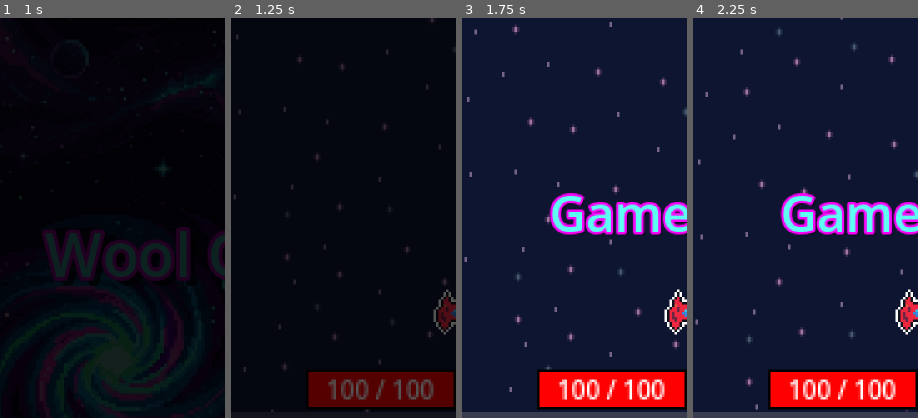
Above: before the commit, frames 1-4 (left to right).
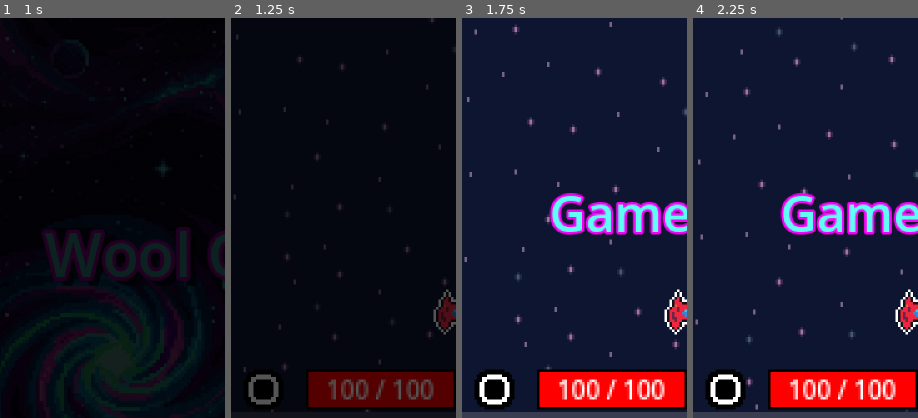
Above: after the commit, the same moments.

Repository: ZoNaDak/GalaxyPuzzleShooter_ProtoType
Game: Godot game, scene res://game/scenes/title/title_scene.tscn
Same seed, same stepped clock (60 frames per second), same inputs: the game is played once before the commit and once after it.
Inputs (mouse positions are % of the whole screen's width and height, from its top left):
- Up to frame 1 (1 s): click "Game Start" at 0.5 s
- Up to frame 2 (1.25 s): no input
- Up to frame 3 (1.75 s): click (93, 47) at 1.27 s
- Up to frame 4 (2.25 s): tap Enter at 2 s; move the mouse to (7, 65) at 2.02 s; tap 2 at 2.1 s; click (7, 65) at 2.17 s
The pictures show only the part of the screen within x 0-50%, y 1-51%; the shares and areas given below are measured in that part.

Frame 1 is identical in both runs. In frame 2, 0.5% of the frame differs, in the area x 7-22%, y 89-97%; in frame 3, 1.6%, in the area x 5-24%, y 87-98%; in frame 4, 1.6%.

Commit message:
Add Player Skill Button

Diff:
--- a/wool-galaxy-proto/config/scripts/player_config.gd
+++ b/wool-galaxy-proto/config/scripts/player_config.gd
@@ -9,6 +9,9 @@
 
 @export var missile_fire_delay: float = 0.5
 
+@export var player_skill_cooltime: float = 1.0
+@export var player_skill_mp_cost: float = 10.0
+
 @export var red_missile_value: int = 6
 @export var blue_missile_value: int = 10
 @export var green_missile_value: int = 5
--- a/wool-galaxy-proto/game/characters/player/player.gd
+++ b/wool-galaxy-proto/game/characters/player/player.gd
@@ -13,6 +13,9 @@
 
 var player_data: PlayerData
 
+var _player_skill_button: PlayerSkillButton
+var _cur_player_skill_cooltime: float
+
 #region Callable
 
 var _callable_context: PlayerCallableContext
@@ -23,10 +26,16 @@
 
 #region Lifecycle
 
-func initialize(callable_context: PlayerCallableContext) -> void:
+func initialize(player_skill_button: PlayerSkillButton,
+	callable_context: PlayerCallableContext) -> void:
 	player_data = PlayerData.new(
 		player_config.max_hp, player_config.max_mp, player_config.max_force_shield_value)
 	data = player_data
+
+	if player_skill_button != null:
+		_player_skill_button = player_skill_button
+		_player_skill_button.set_on_pressed_callable(do_player_skill)
+		refresh_player_skill_cooltime_ui()
 
 	_callable_context = callable_context
 
@@ -37,6 +46,7 @@
 
 func _process(delta: float) -> void:
 	_check_fire_delay(delta)
+	_check_player_skill_cooltime(delta)
 
 #endregion
 
@@ -59,6 +69,9 @@
 
 func notify_changed_hp() -> void:
 	_callable_context.notify_changed_hp.call(data.cur_hp)
+
+func notify_changed_mp() -> void:
+	_callable_context.notify_changed_mp.call(data.cur_mp)
 
 #endregion
 
@@ -110,4 +123,27 @@
 	_callable_context.play_effect_callable.call(
 		"heal_effect", heal_effect_pivot.global_position)
 
+func do_player_skill() -> void:
+	LogManager.info("Do Player Skill", "Player")
+	if _cur_player_skill_cooltime > 0 \
+		or player_data.cur_mp < player_config.player_skill_mp_cost:
+		return
+
+	# TODO: 실제 플레이어 스킬 구현하기
+
+	player_data.cur_mp -= player_config.player_skill_mp_cost
+	notify_changed_mp()
+
+	_cur_player_skill_cooltime = player_config.player_skill_cooltime
+	refresh_player_skill_cooltime_ui()
+
+func refresh_player_skill_cooltime_ui() -> void:
+	_player_skill_button.set_cooltime_value(
+		_cur_player_skill_cooltime / player_config.player_skill_cooltime)
+
+func _check_player_skill_cooltime(delta: float) -> void:
+	if _cur_player_skill_cooltime > 0:
+		_cur_player_skill_cooltime -= delta
+		refresh_player_skill_cooltime_ui()
+
 #endregion
--- a/wool-galaxy-proto/game/scenes/main/flow/main_flow_context.gd
+++ b/wool-galaxy-proto/game/scenes/main/flow/main_flow_context.gd
@@ -10,6 +10,7 @@
 var effect_service: EffectService
 var missile_slot_board: MissileSlotBoard
 var missile_puzzle_board: MissilePuzzleBoard
+var player_skill_button: PlayerSkillButton
 var reset_button: ResetButton
 var game_start_text: Control
 var stage_clear_text: Control
@@ -29,6 +30,7 @@
 	effect_service: EffectService,
 	missile_slot_board: MissileSlotBoard,
 	missile_puzzle_board: MissilePuzzleBoard,
+	player_skill_button: PlayerSkillButton,
 	reset_button: ResetButton,
 	game_start_text: Control,
 	stage_clear_text: Control,
@@ -41,6 +43,7 @@
 	self.effect_service = effect_service
 	self.missile_slot_board = missile_slot_board
 	self.missile_puzzle_board = missile_puzzle_board
+	self.player_skill_button = player_skill_button
 	self.reset_button = reset_button
 	self.game_start_text = game_start_text
 	self.stage_clear_text = stage_clear_text
--- a/wool-galaxy-proto/game/scenes/main/flow/states/setup_stage_flow_state.gd
+++ b/wool-galaxy-proto/game/scenes/main/flow/states/setup_stage_flow_state.gd
@@ -21,7 +21,8 @@
 		_context.player_ui.set_cur_hp,
 		_context.player_ui.set_cur_mp,
 		_context.effect_service.play_effect)
-	_context.player.initialize(player_callable_context)
+	_context.player.initialize(
+		_context.player_skill_button, player_callable_context)
 	_context.player_ui.initialize(_context.player.player_data)
 	_context.reset_button.initialize()
 	_context.missile_slot_board.initialize()
--- a/wool-galaxy-proto/game/scenes/main/main_scene.gd
+++ b/wool-galaxy-proto/game/scenes/main/main_scene.gd
@@ -14,6 +14,7 @@
 @export var _projectile_service: ProjectileService
 @export var _effect_service: EffectService
 
+@export var _player_skill_button: PlayerSkillButton
 @export var _reset_button: ResetButton
 
 @export var _missile_slot_board: MissileSlotBoard
@@ -52,7 +53,7 @@
 	context.initialize(_player, _player_ui,
 		_enemy_service, _projectile_service, _effect_service,
 		_missile_slot_board, _missile_puzzle_board,
-		_reset_button,
+		_player_skill_button, _reset_button,
 		_game_start_text, _stage_clear_text, _game_over_text,
 		_stage_config)
 
--- a/wool-galaxy-proto/game/scenes/main/main_scene.tscn
+++ b/wool-galaxy-proto/game/scenes/main/main_scene.tscn
@@ -12,9 +12,10 @@
 [ext_resource type="Script" uid="uid://cnvo86l7fr8p7" path="res://game/services/projectile_service.gd" id="7_ol8lf"]
 [ext_resource type="Script" uid="uid://catbe1e34g5ek" path="res://game/services/effect_service.gd" id="8_jxxs8"]
 [ext_resource type="PackedScene" uid="uid://pkqx1hawwdqv" path="res://game/ui/missile_puzzle/missile_puzzle_pieces/missile_puzzle_piece.tscn" id="9_by1y7"]
+[ext_resource type="PackedScene" uid="uid://c42kqsngxwrcr" path="res://game/ui/player_skill_button.tscn" id="9_fll6v"]
 [ext_resource type="PackedScene" uid="uid://csjmag1couymw" path="res://game/ui/reset_button.tscn" id="9_ol8lf"]
 
-[node name="MainScene" type="Node" node_paths=PackedStringAr …(65 unchanged characters)… ojectile_service", "_effect_service", "_reset_button", "_missile_slot_board", "_ …(83 unchanged characters)…
+[node name="MainScene" type="Node" node_paths=PackedStringAr …(65 unchanged characters)… ojectile_service", "_effect_service", "_player_skill_button", "_reset_button", "_missile_slot_board", "_ …(83 unchanged characters)…
 script = ExtResource("1_lxwxr")
 _main_flow = NodePath("MainFlow")
 _player = NodePath("Canvas/VBoxContainer/Control/GameViewportContainer/GameViewport/GameView/Player")
@@ -22,6 +23,7 @@
 _enemy_service = NodePath("Canvas/VBoxContainer/Control/GameViewportContainer/GameViewport/GameView/EnemyService")
 _projectile_service = NodePath("Canvas/VBoxContainer/Control/GameViewportContainer/GameViewport/GameView/ProjectileService")
 _effect_service = NodePath("Canvas/VBoxContainer/Control/GameViewportContainer/GameViewport/GameView/EffectService")
+_player_skill_button = NodePath("Canvas/VBoxContainer/Control/GameViewportContainer/GameViewport/CanvasLayer/Control/PlayerSkillButton")
 _reset_button = NodePath("Canvas/VBoxContainer/Control/GameViewportContainer/GameViewport/CanvasLayer/Control/Reset")
 _missile_slot_board = NodePath("Canvas/VBoxContainer/BottomUI/MarginContainer/VBoxContainer/MissileSlotBoard")
 _missile_puzzle_board = NodePath("Canvas/VBoxContainer/BottomUI/MarginContainer/VBoxContainer/MissilePuzzleBoard")
@@ -127,6 +129,9 @@
 grow_vertical = 0
 size_flags_horizontal = 6
 size_flags_vertical = 4
+
+[node name="PlayerSkillButton" parent="Canvas/VBoxContainer/Control/GameViewportContainer/GameViewport/CanvasLayer/Control" instance=ExtResource("9_fll6v")]
+layout_mode = 1
 
 [node name="PlayerUI" parent="Canvas/VBoxContainer/Control/GameViewportContainer/GameViewport/CanvasLayer/Control" instance=ExtResource("4_i3qem")]
 layout_mode = 1
--- /dev/null
+++ b/wool-galaxy-proto/game/ui/player_skill_button.gd
@@ -0,0 +1,45 @@
+# player_skill_button.gd
+class_name PlayerSkillButton
+
+extends Control
+
+#region Variables
+
+@export var _button: Button
+@export var _cooltime_ui: TextureProgressBar
+
+#region Callable
+
+var _on_pressed_callable: Callable
+
+#endregion
+
+#endregion
+
+#region Lifecycle
+
+func initialize() -> void:
+	_cooltime_ui.value = 0
+
+#endregion
+
+#region Signal Handlers
+
+func _on_pressed() -> void:
+	if not _on_pressed_callable.is_valid():
+		return
+
+	_on_pressed_callable.call()
+
+#endregion
+
+#region Methods
+
+func set_on_pressed_callable(callable: Callable) -> void:
+	_on_pressed_callable = callable
+
+func set_cooltime_value(value: float) -> void:
+	value *= 100.0
+	_cooltime_ui.value = value
+
+#endregion
--- /dev/null
+++ b/wool-galaxy-proto/game/ui/player_skill_button.tscn
@@ -0,0 +1,81 @@
+[gd_scene load_steps=10 format=3 uid="uid://c42kqsngxwrcr"]
+
+[ext_resource type="Script" uid="uid://drg5dsehxwjhm" path="res://game/ui/player_skill_button.gd" id="1_e3m4r"]
+[ext_resource type="Texture2D" uid="uid://cxc0tlxwssnxu" path="res://assets/art/UI/Icon/player_skill.png" id="2_rk4x2"]
+
+[sub_resource type="StyleBoxTexture" id="StyleBoxTexture_mgx4w"]
+
+[sub_resource type="StyleBoxFlat" id="StyleBoxFlat_i3qem"]
+corner_radius_top_left = 4
+corner_radius_top_right = 4
+corner_radius_bottom_right = 4
+corner_radius_bottom_left = 4
+
+[sub_resource type="StyleBoxTexture" id="StyleBoxTexture_i3qem"]
+
+[sub_resource type="StyleBoxTexture" id="StyleBoxTexture_by1y7"]
+
+[sub_resource type="StyleBoxTexture" id="StyleBoxTexture_3m0lk"]
+
+[sub_resource type="Gradient" id="Gradient_5rpap"]
+colors = PackedColorArray(0, 0, 0, 0.5882353, 1, 1, 1, 1)
+
+[sub_resource type="GradientTexture2D" id="GradientTexture2D_e4hk6"]
+gradient = SubResource("Gradient_5rpap")
+width = 16
+height = 16
+fill_to = Vector2(0, 0)
+
+[node name="PlayerSkillButton" type="Control" node_paths=PackedStringArray("_button", "_cooltime_ui")]
+custom_minimum_size = Vector2(18, 18)
+layout_mode = 3
+anchors_preset = 4
+anchor_top = 0.5
+anchor_bottom = 0.5
+offset_left = 4.0
+offset_top = -9.0
+offset_right = 22.0
+offset_bottom = 9.0
+grow_vertical = 2
+script = ExtResource("1_e3m4r")
+_button = NodePath("ResetButton")
+_cooltime_ui = NodePath("ResetButton/TextureProgressBar")
+
+[node name="ResetButton" type="Button" parent="."]
+clip_children = 2
+custom_minimum_size = Vector2(16, 16)
+layout_mode = 1
+anchors_preset = 8
+anchor_left = 0.5
+anchor_top = 0.5
+anchor_right = 0.5
+anchor_bottom = 0.5
+offset_left = -8.0
+offset_top = -8.0
+offset_right = 8.0
+offset_bottom = 8.0
+grow_horizontal = 2
+grow_vertical = 2
+theme_override_constants/outline_size = 0
+theme_override_constants/h_separation = 0
+theme_override_icons/icon = ExtResource("2_rk4x2")
+theme_override_styles/normal = SubResource("StyleBoxTexture_mgx4w")
+theme_override_styles/pressed = SubResource("StyleBoxFlat_i3qem")
+theme_override_styles/hover = SubResource("StyleBoxTexture_i3qem")
+theme_override_styles/disabled = SubResource("StyleBoxTexture_by1y7")
+theme_override_styles/focus = SubResource("StyleBoxTexture_3m0lk")
+icon_alignment = 1
+
+[node name="TextureProgressBar" type="TextureProgressBar" parent="ResetButton"]
+visibility_layer = 3
+layout_mode = 1
+anchors_preset = 15
+anchor_right = 1.0
+anchor_bottom = 1.0
+grow_horizontal = 2
+grow_vertical = 2
+value = 100.0
+fill_mode = 5
+texture_progress = SubResource("GradientTexture2D_e4hk6")
+
+[connection signal="pressed" from="ResetButton" to="." method="_on_pressed"]
Binary file added: wool-galaxy-proto/assets/art/UI/Icon/player_skill.png
Not shown, added: wool-galaxy-proto/assets/art/UI/Icon/player_skill.png.import
Not shown: 1 places in wool-galaxy-proto/game/scenes/main/main_scene.tscn that only renumber resources
Not shown, added: wool-galaxy-proto/game/ui/player_skill_button.gd.uid
